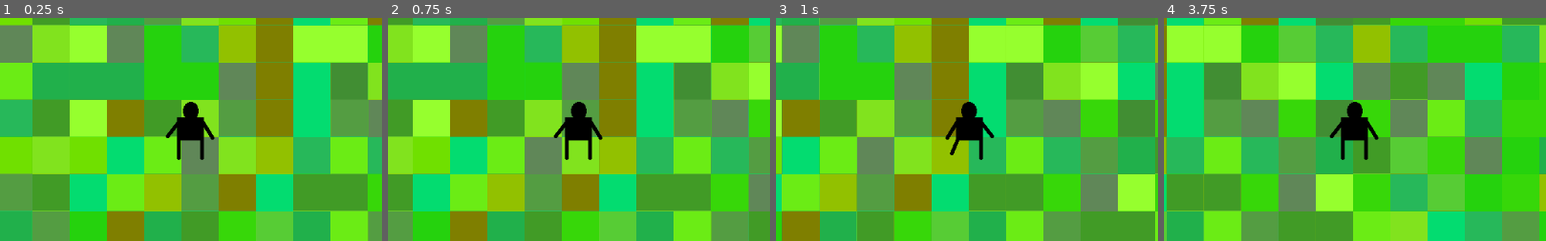
Above: before the commit, frames 1-4 (left to right).
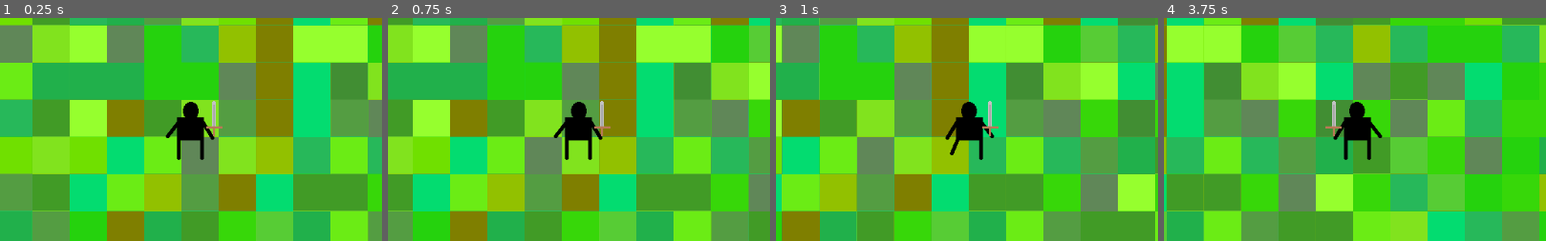
Above: after the commit, the same moments.

Repository: Matyjash/Student-Survivors
Game: Godot game, scene res://scenes/Background.tscn
The game is run twice, just before and just after one commit, with the same random seed, the same clock (stepped at 60 frames per second) and the same inputs.
Inputs:
- Up to frame 1 (0.25 s): no input
- Up to frame 2 (0.75 s): tap Enter at 0.5 s; hold D (move_right) from 0.53 s (still down)
- Up to frame 3 (1 s): keep holding D (move_right)
- Up to frame 4 (3.75 s): release D (move_right) at 1.28 s; hold S (move_down) 1.28-2.03 s; hold D (move_right) 2.03-2.78 s; hold W (move_up) 2.78-3.53 s; hold A (move_left) from 3.53 s (still down)
The pictures show only the part of the screen within x 25-75%, y 24-74%; the shares and areas given below are measured in that part.

The runs differ from the first frame. In frame 1, 0.2% of the frame differs, in the area x 54-59%, y 37-53%; in frame 2, 0.2%; in frame 3, 0.2%; in frame 4, 1.0%, in the area x 42-58%, y 37-64%.

Commit message:
Added combat
- player hits with sword once in 2 sec
- mobs get damage if collision with sword was detected
- animation is played when mob gets hit
- damage (weapon) and hp (mobs) added

Diff:
--- /dev/null
+++ b/assets/zombie1/hit.tres
@@ -0,0 +1,30 @@
+[gd_resource type="Animation" format=2]
+
+[resource]
+resource_name = "hit"
+length = 0.12
+step = 0.02
+tracks/0/type = "value"
+tracks/0/path = NodePath(".:frame")
+tracks/0/interp = 1
+tracks/0/loop_wrap = true
+tracks/0/imported = false
+tracks/0/enabled = true
+tracks/0/keys = {
+"times": PoolRealArray( 0, 0.04, 0.08, 0.12 ),
+"transitions": PoolRealArray( 1, 1, 1, 1 ),
+"update": 1,
+"values": [ 0, 1, 2, 3 ]
+}
+tracks/1/type = "value"
+tracks/1/path = NodePath(".:animation")
+tracks/1/interp = 1
+tracks/1/loop_wrap = true
+tracks/1/imported = false
+tracks/1/enabled = true
+tracks/1/keys = {
+"times": PoolRealArray( 0 ),
+"transitions": PoolRealArray( 1 ),
+"update": 1,
+"values": [ "hit" ]
+}
--- a/scenes/Player.tscn
+++ b/scenes/Player.tscn
@@ -1,9 +1,11 @@
-[gd_scene load_steps=7 format=2]
+[gd_scene load_steps=12 format=2]
 
 [ext_resource path="res://assets/player/player_walk.png" type="Texture" id=1]
 [ext_resource path="res://assets/player/player.png" type="Texture" id=2]
 [ext_resource path="res://assets/player/player_walk2.png" type="Texture" id=3]
 [ext_resource path="res://scripts/Player.gd" type="Script" id=4]
+[ext_resource path="res://assets/weapons/sword1/sword1.png" type="Texture" id=5]
+[ext_resource path="res://scenes/Weapon.gd" type="Script" id=6]
 
 [sub_resource type="SpriteFrames" id=1]
 animations = [ {
@@ -17,11 +19,105 @@
 radius = 26.0
 height = 30.0
 
+[sub_resource type="CapsuleShape2D" id=3]
+radius = 27.0
+height = 16.0
+
+[sub_resource type="Animation" id=4]
+length = 0.001
+tracks/0/type = "value"
+tracks/0/path = NodePath("Sprite:frame")
+tracks/0/interp = 1
+tracks/0/loop_wrap = true
+tracks/0/imported = false
+tracks/0/enabled = true
+tracks/0/keys = {
+"times": PoolRealArray( 0 ),
+"transitions": PoolRealArray( 1 ),
+"update": 0,
+"values": [ 0 ]
+}
+tracks/1/type = "value"
+tracks/1/path = NodePath("Sprite:rotation_degrees")
+tracks/1/interp = 1
+tracks/1/loop_wrap = true
+tracks/1/imported = false
+tracks/1/enabled = true
+tracks/1/keys = {
+"times": PoolRealArray( 0 ),
+"transitions": PoolRealArray( 1 ),
+"update": 0,
+"values": [ 0.0 ]
+}
+tracks/2/type = "value"
+tracks/2/path = NodePath("Sprite:position")
+tracks/2/interp = 1
+tracks/2/loop_wrap = true
+tracks/2/imported = false
+tracks/2/enabled = true
+tracks/2/keys = {
+"times": PoolRealArray( 0 ),
+"transitions": PoolRealArray( 1 ),
+"update": 0,
+"values": [ Vector2( 30, -24 ) ]
+}
+tracks/3/type = "value"
+tracks/3/path = NodePath("CollisionShape2D:disabled")
+tracks/3/interp = 1
+tracks/3/loop_wrap = true
+tracks/3/imported = false
+tracks/3/enabled = true
+tracks/3/keys = {
+"times": PoolRealArray( 0 ),
+"transitions": PoolRealArray( 1 ),
+"update": 0,
+"values": [ false ]
+}
+
+[sub_resource type="Animation" id=5]
+resource_name = "swing"
+length = 0.18
+step = 0.01
+tracks/0/type = "value"
+tracks/0/path = NodePath("Sprite:rotation_degrees")
+tracks/0/interp = 1
+tracks/0/loop_wrap = true
+tracks/0/imported = false
+tracks/0/enabled = true
+tracks/0/keys = {
+"times": PoolRealArray( 0, 0.01, 0.02, 0.03, 0.04, 0.05, 0.06, 0.08, 0.1, 0.12, 0.14, 0.16, 0.18 ),
+"transitions": PoolRealArray( 1, 1, 1, 1, 1, 1, 1, 1, 1, 1, 1, 1, 1 ),
+"update": 0,
+"values": [ 0.0, 18.0, 54.0, 72.0, 108.0, 126.0, 144.0, 126.0, 108.0, 72.0, 54.0, 18.0, 0.0 ]
+}
+tracks/1/type = "value"
+tracks/1/path = NodePath("Sprite:position")
+tracks/1/interp = 1
+tracks/1/loop_wrap = true
+tracks/1/imported = false
+tracks/1/enabled = true
+tracks/1/keys = {
+"times": PoolRealArray( 0, 0.01, 0.02, 0.03, 0.04, 0.05, 0.06, 0.08, 0.1, 0.12, 0.14, 0.16, 0.18 ),
+"transitions": PoolRealArray( 1, 1, 1, 1, 1, 1, 1, 1, 1, 1, 1, 1, 1 ),
+"update": 0,
+"values": [ Vector2( 30, -24 ), Vector2( 35, -17 ), Vector2( 44, -15 ), Vector2( 45, -13 ), Vector2( 46, -2 ), Vector2( 47, 8 ), Vector2( 40, 8 ), Vector2( 47, 8 ), Vector2( 46, -2 ), Vector2( 45, -13 ), Vector2( 44, -15 ), Vector2( 35, -17 ), Vector2( 30, -24 ) ]
+}
+tracks/2/type = "value"
+tracks/2/path = NodePath("CollisionShape2D:disabled")
+tracks/2/interp = 1
+tracks/2/loop_wrap = true
+tracks/2/imported = false
+tracks/2/enabled = true
+tracks/2/keys = {
+"times": PoolRealArray( 0.02, 0.18 ),
+"transitions": PoolRealArray( 1, 1 ),
+"update": 1,
+"values": [ false, true ]
+}
+
 [node name="Player" type="Area2D" groups=["player"]]
+position = Vector2( 2, -1 )
 script = ExtResource( 4 )
-__meta__ = {
-"_edit_group_": true
-}
 
 [node name="AnimatedSprite" type="AnimatedSprite" parent="."]
 frames = SubResource( 1 )
@@ -31,4 +127,25 @@
 [node name="CollisionShape2D" type="CollisionShape2D" parent="."]
 shape = SubResource( 2 )
 
+[node name="Weapon" type="Area2D" parent="."]
+script = ExtResource( 6 )
+
+[node name="CollisionShape2D" type="CollisionShape2D" parent="Weapon"]
+position = Vector2( 57, -3 )
+shape = SubResource( 3 )
+
+[node name="Sprite" type="Sprite" parent="Weapon"]
+position = Vector2( 30, -24 )
+texture = ExtResource( 5 )
+
+[node name="AnimationPlayer" type="AnimationPlayer" parent="Weapon"]
+anims/RESET = SubResource( 4 )
+anims/swing = SubResource( 5 )
+
+[node name="AttackTimer" type="Timer" parent="."]
+wait_time = 2.0
+autostart = true
+
 [connection signal="body_entered" from="." to="." method="_on_Player_body_entered"]
+[connection signal="body_entered" from="Weapon" to="Weapon" method="_on_Weapon_body_entered"]
+[connection signal="timeout" from="AttackTimer" to="." method="_on_AttackTimer_timeout"]
--- /dev/null
+++ b/scenes/Weapon.gd
@@ -0,0 +1,13 @@
+extends Area2D
+
+export var damage = 10
+onready var anim = $AnimationPlayer
+
+func attack():
+	anim.play("swing")
+
+
+
+func _on_Weapon_body_entered(body):
+	if body.has_method("handle_hit"):
+		body.handle_hit(damage)
--- a/scenes/Zombie1.gd
+++ b/scenes/Zombie1.gd
@@ -1,11 +1,16 @@
 extends KinematicBody2D
 var player = null
 var speed = 1
+onready var animatedSprite = $AnimatedSprite
+export var health = 20
+var oldAnimation = null
+
 func _ready():
 	randomize()
 	$AnimatedSprite.playing = true
 	var mob_types = $AnimatedSprite.frames.get_animation_names()
-	$AnimatedSprite.animation = mob_types[randi() % mob_types.size()]
+	$AnimatedSprite.animation = mob_types[randi() % (mob_types.size()-1) +1]
+	oldAnimation = $AnimatedSprite.animation
 	player = get_tree().get_nodes_in_group("player")[0]
 
 func _physics_process(delta):
@@ -13,9 +18,22 @@
 
 	move = position.direction_to(player.position) * speed
 	move = move.normalized()
+
+
 	move = move_and_collide(move)
+
+func handle_hit(damage):
+	health -= damage
+	$AnimationPlayer.play("hit")
+	if health <= 0:
+		queue_free()
 
 
 #usuwanie moba po wyjściu z ekranu
 func _on_VisibilityNotifier2D_viewport_exited(viewport):
 	queue_free()
+
+
+func _on_AnimationPlayer_animation_finished(anim_name):
+	animatedSprite.animation = oldAnimation
+	animatedSprite.play()
--- a/scenes/Zombie1.tscn
+++ b/scenes/Zombie1.tscn
@@ -10,6 +10,11 @@
 [ext_resource path="res://assets/zombie1/zombie2_3.png" type="Texture" id=8]
 [ext_resource path="res://assets/zombie1/zombie3_1.png" type="Texture" id=9]
 [ext_resource path="res://scenes/Zombie1.gd" type="Script" id=10]
+[ext_resource path="res://assets/zombie1/zombie_hit2.png" type="Texture" id=11]
+[ext_resource path="res://assets/zombie1/zombie_hit3.png" type="Texture" id=12]
+[ext_resource path="res://assets/zombie1/zombie_hit4.png" type="Texture" id=13]
+[ext_resource path="res://assets/zombie1/zombie_hit1.png" type="Texture" id=14]
+[ext_resource path="res://assets/zombie1/hit.tres" type="Animation" id=15]
 
 [sub_resource type="SpriteFrames" id=1]
 animations = [ {
@@ -18,14 +23,19 @@
 "name": "variant1",
 "speed": 5.0
 }, {
-"frames": [ ExtResource( 9 ), ExtResource( 3 ), ExtResource( 4 ) ],
-"loop": true,
-"name": "variant3",
-"speed": 5.0
+"frames": [ ExtResource( 14 ), ExtResource( 11 ), ExtResource( 12 ), ExtResource( 13 ) ],
+"loop": false,
+"name": "hit",
+"speed": 20.0
 }, {
 "frames": [ ExtResource( 2 ), ExtResource( 1 ), ExtResource( 8 ) ],
 "loop": true,
 "name": "variant2",
+"speed": 5.0
+}, {
+"frames": [ ExtResource( 9 ), ExtResource( 3 ), ExtResource( 4 ) ],
+"loop": true,
+"name": "variant3",
 "speed": 5.0
 } ]
 
@@ -33,7 +43,59 @@
 radius = 21.0
 height = 22.0
 
+[sub_resource type="Animation" id=3]
+length = 0.001
+tracks/0/type = "value"
+tracks/0/path = NodePath("AnimatedSprite:animation")
+tracks/0/interp = 1
+tracks/0/loop_wrap = true
+tracks/0/imported = false
+tracks/0/enabled = true
+tracks/0/keys = {
+"times": PoolRealArray( 0 ),
+"transitions": PoolRealArray( 1 ),
+"update": 0,
+"values": [ "hit" ]
+}
+tracks/1/type = "value"
+tracks/1/path = NodePath(".:frame")
+tracks/1/interp = 1
+tracks/1/loop_wrap = true
+tracks/1/imported = false
+tracks/1/enabled = true
+tracks/1/keys = {
+"times": PoolRealArray( 0 ),
+"transitions": PoolRealArray( 1 ),
+"update": 0,
+"values": [ 0 ]
+}
+tracks/2/type = "value"
+tracks/2/path = NodePath(".:playing")
+tracks/2/interp = 1
+tracks/2/loop_wrap = true
+tracks/2/imported = false
+tracks/2/enabled = true
+tracks/2/keys = {
+"times": PoolRealArray( 0 ),
+"transitions": PoolRealArray( 1 ),
+"update": 0,
+"values": [ true ]
+}
+tracks/3/type = "value"
+tracks/3/path = NodePath(".:animation")
+tracks/3/interp = 1
+tracks/3/loop_wrap = true
+tracks/3/imported = false
+tracks/3/enabled = true
+tracks/3/keys = {
+"times": PoolRealArray( 0 ),
+"transitions": PoolRealArray( 1 ),
+"update": 0,
+"values": [ "hit" ]
+}
+
 [node name="Zombie1" type="KinematicBody2D"]
+self_modulate = Color( 0.768627, 0.768627, 0.768627, 1 )
 collision_mask = 0
 script = ExtResource( 10 )
 __meta__ = {
@@ -42,8 +104,7 @@
 
 [node name="AnimatedSprite" type="AnimatedSprite" parent="."]
 frames = SubResource( 1 )
-animation = "variant3"
-frame = 2
+animation = "hit"
 playing = true
 
 [node name="VisibilityNotifier2D" type="VisibilityNotifier2D" parent="."]
@@ -51,4 +112,11 @@
 [node name="CollisionShape2D" type="CollisionShape2D" parent="."]
 shape = SubResource( 2 )
 
+[node name="AnimationPlayer" type="AnimationPlayer" parent="."]
+root_node = NodePath("../AnimatedSprite")
+anims/RESET = SubResource( 3 )
+anims/hit = ExtResource( 15 )
+
+[connection signal="animation_finished" from="AnimatedSprite" to="." method="_on_AnimatedSprite_animation_finished"]
 [connection signal="viewport_exited" from="VisibilityNotifier2D" to="." method="_on_VisibilityNotifier2D_viewport_exited"]
+[connection signal="animation_finished" from="AnimationPlayer" to="." method="_on_AnimationPlayer_animation_finished"]
--- a/scripts/Player.gd
+++ b/scripts/Player.gd
@@ -7,6 +7,8 @@
 var count = 0
 var background_tiles = null
 
+onready var weapon = $Weapon
+
 func _ready():
 	screen_size = get_viewport_rect().size
 	background_tiles = get_parent().get_node("TileMap")
@@ -14,6 +16,7 @@
 func start():
 	show()
 	$CollisionShape2D.disabled = false
+
 
 func set_cell(tilemap, x, y, id):
 	tilemap.set_cell(x, y, id, false, false, false, get_subtile_with_priority(id, tilemap))
@@ -58,12 +61,15 @@
 	var velocity = Vector2.ZERO # The player's movement vector.
 	if Input.is_action_pressed("move_right"):
 		velocity.x += 1
+		scale.x = 1
 	if Input.is_action_pressed("move_left"):
 		velocity.x -= 1
+		scale.x = -1
 	if Input.is_action_pressed("move_down"):
 		velocity.y += 1
 	if Input.is_action_pressed("move_up"):
 		velocity.y -= 1
+
 
 	if velocity.length() > 0:
 		velocity = velocity.normalized() * speed
@@ -97,3 +103,7 @@
 	$AnimatedSprite.flip_v = true
 	emit_signal("hit")
 	$CollisionShape2D.set_deferred("disabled", true)
+
+#wyprowadzanie ataku po upłynięciu czasu
+func _on_AttackTimer_timeout():
+	weapon.attack()
Binary file added: assets/player/sword1.png
Not shown, added: assets/player/sword1.png.import
Binary file added: assets/weapons/sword1/sword1.png
Not shown, added: assets/weapons/sword1/sword1.png.import
Not shown, added: assets/zombie1/zombie_hit.png.import
Binary file added: assets/zombie1/zombie_hit1.png
Not shown, added: assets/zombie1/zombie_hit1.png.import
Binary file added: assets/zombie1/zombie_hit2.png
Not shown, added: assets/zombie1/zombie_hit2.png.import
Binary file added: assets/zombie1/zombie_hit3.png
Not shown, added: assets/zombie1/zombie_hit3.png.import
Binary file added: assets/zombie1/zombie_hit4.png
(and 2 more such lines)
